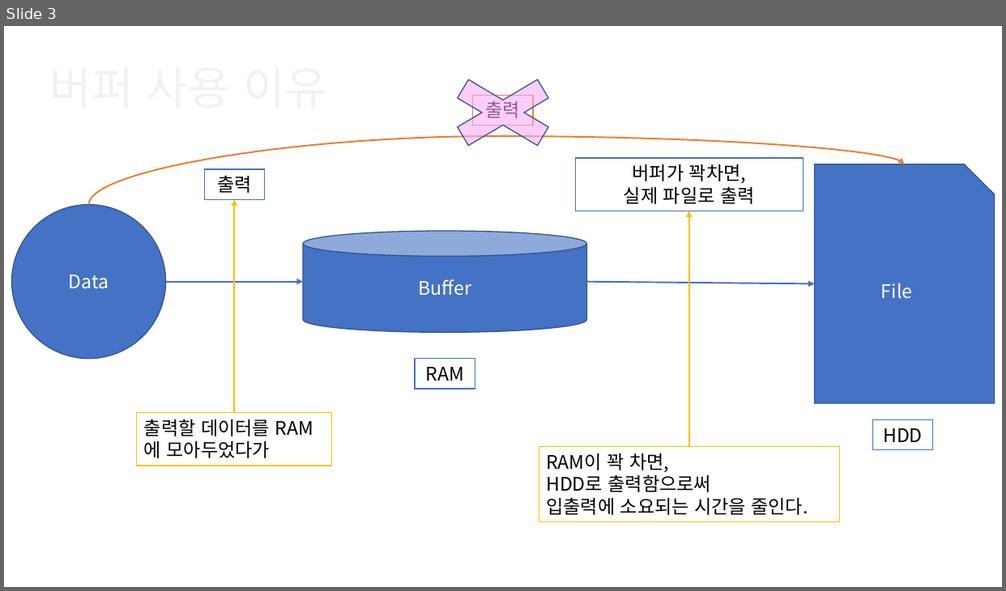
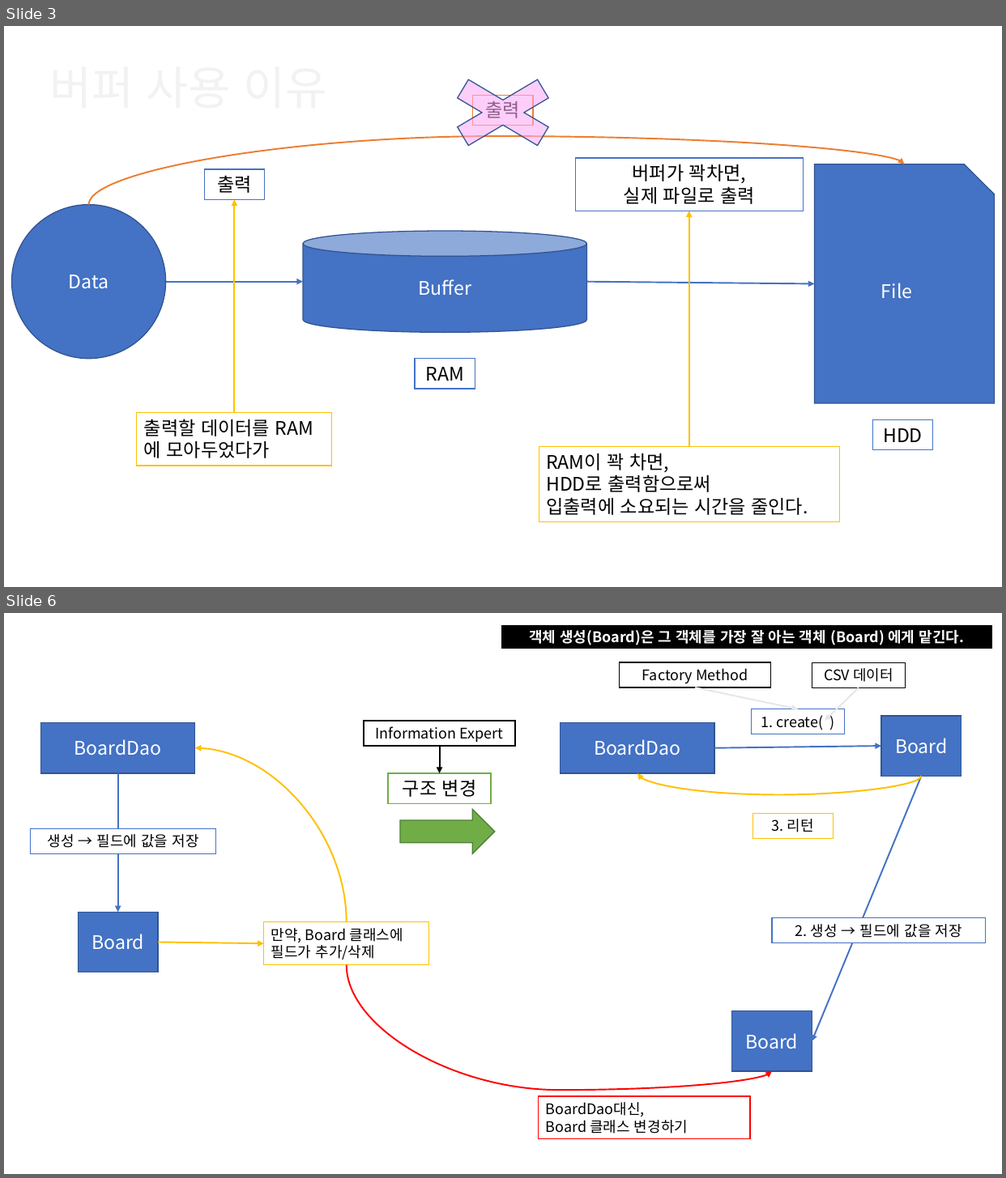
Before and after one commit to Dingadung/2022-study-workspace, a slide deck: study-note/자바/2022-08-10 내용정리.pptx. Shown one above the other, each under a label of ours: slide 3 before the commit, slides 3 and 6 after it; the slides between them are not shown. The pictures are 1006x591 and 1006x1178 pixels, drawn with LibreOffice and Linux fonts; fonts in the diff are those of the drawing. Boxes give left, top, right and bottom in pixels: in the first picture for what was removed or moved away, otherwise in the second. Text is boxed around its words. In the diff, an @@ line names an element or a change of style, - is before the commit and + after.

```diff
--- a/study-note/자바/2022-08-10 내용정리.pptx
+++ b/study-note/자바/2022-08-10 내용정리.pptx
@@ slide 6 added at [4, 613, 1002, 1174], background #FFFFFF @@
@@ rectangle added at [501, 624, 993, 649], fill #000000, outline #FFFFFF 1.5 pt, 14 pt, text #FFFFFF, bold @@
+객체 생성(Board)은 그 객체를 가장 잘 아는 객체 (Board) 에게 맡긴다.
@@ rectangle added at [620, 662, 770, 688], fill #FFFFFF, outline #000000 1 pt, 14 pt, text #000000 @@
+Factory Method
@@ rectangle added at [812, 662, 906, 688], fill #FFFFFF, outline #000000 1 pt, 14 pt, text #000000 @@
+CSV 데이터
@@ arrow added from (695, 688) to (799, 709), #E7E6E6 1.5 pt @@
@@ rectangle added at [751, 709, 845, 735], fill #FFFFFF, outline #4472C4 1 pt, 14 pt, text #000000 @@
+1. create( )
@@ arrow added from (859, 688) to (825, 721), #E7E6E6 1.5 pt @@
@@ rectangle added at [40, 723, 195, 774], fill #4472C4, outline #325491 1 pt, 18 pt, text #FFFFFF @@
+BoardDao
@@ rectangle added at [364, 721, 515, 747], fill #FFFFFF, outline #000000 1 pt, 14 pt, text #000000 @@
+Information Expert
@@ rectangle added at [560, 723, 714, 774], fill #4472C4, outline #325491 1 pt, 18 pt, text #FFFFFF @@
+BoardDao
@@ rectangle added at [881, 716, 961, 776], fill #4472C4, outline #325491 1 pt, 18 pt, text #FFFFFF @@
+Board
@@ curved arrow added from (346, 922) to (195, 747), #FFC000 1.5 pt @@
@@ arrow added from (440, 747) to (440, 773), #000000 1.5 pt @@
@@ arrow added from (714, 747) to (881, 747), #4472C4 1.5 pt @@
@@ arrow added from (117, 773) to (117, 913), #4472C4 1.5 pt @@
@@ rectangle added at [388, 773, 492, 803], fill #FFFFFF, outline #70AD47 1 pt, 18 pt, text #000000 @@
+구조 변경
@@ curved arrow added from (922, 776) to (637, 773), #FFC000 1.5 pt @@
@@ arrow added from (922, 776) to (812, 1041), #4472C4 1.5 pt @@
@@ rectangle added at [30, 828, 216, 854], fill #FFFFFF, outline #4472C4 1 pt, 14 pt, text #000000 @@
+생성 → 필드에 값을 저장
@@ right arrow added at [400, 809, 494, 854], fill #70AD47, outline #538035 1 pt @@
@@ rectangle added at [753, 813, 833, 838], fill #FFFFFF, outline #FFC000 1 pt, 14 pt, text #000000 @@
+3. 리턴
@@ rectangle added at [78, 913, 158, 973], fill #4472C4, outline #325491 1 pt, 18 pt, text #FFFFFF @@
+Board
@@ rectangle added at [264, 922, 429, 965], fill #FFFFFF, outline #FFC000 1 pt, 14 pt, text #000000 @@
+만약, Board 클래스에
+필드가 추가/삭제
@@ rectangle added at [772, 918, 987, 944], fill #FFFFFF, outline #4472C4 1 pt, 14 pt, text #000000 @@
+2. 생성 → 필드에 값을 저장
@@ arrow added from (158, 943) to (264, 944), #FFC000 1.5 pt @@
@@ curved arrow added from (346, 965) to (772, 1072), #FF0000 1.5 pt @@
@@ rectangle added at [731, 1012, 812, 1071], fill #4472C4, outline #325491 1 pt, 18 pt, text #FFFFFF @@
+Board
@@ rectangle added at [539, 1097, 750, 1139], fill #FFFFFF, outline #FF0000 1 pt, 14 pt, text #000000 @@
+BoardDao대신,
+Board 클래스 변경하기
```
Also in this commit, not shown: 3 other slides added, 6 other files.
